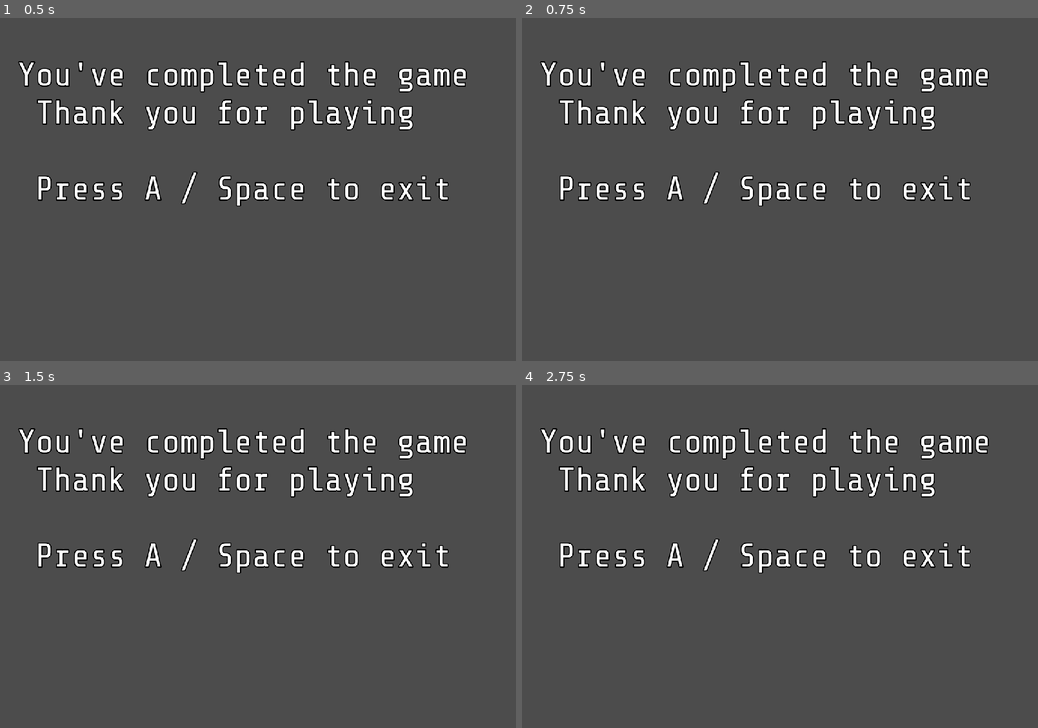
Above: before the commit, frames 1-4 (two rows, left to right).
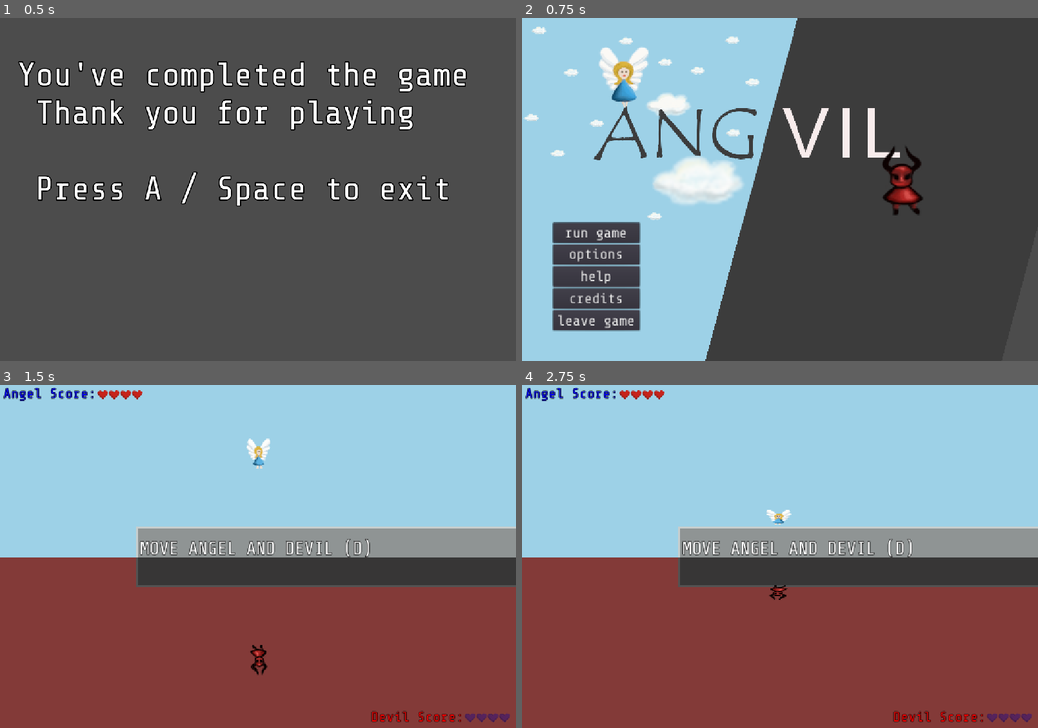
Above: after the commit, the same moments.

Repository: ang-vil/angvil
Game: Godot game, scene res://scenes/completed.tscn
Same seed, same stepped clock (60 frames per second), same inputs: the game is played once before the commit and once after it. This scene is started directly instead of the project's main scene.
Inputs (mouse positions are in pixels of both pictures, inside the frame that each line leads up to):
- Up to frame 1 (0.5 s): no input
- Up to frame 2 (0.75 s): tap A at 0.5 s; hold Right (key_right) from 0.53 s (still down); hold Enter (ui_accept) from 0.53 s (still down)
- Up to frame 3 (1.5 s): release Right (key_right) at 1.25 s; release Enter (ui_accept) at 1.25 s; click (72, 601) at 1.25 s, where only the run after the commit has a clickable "run game"
- Up to frame 4 (2.75 s): tap A at 2 s; hold Down (key_down) from 2.03 s (still down); tap Space (shoot) at 2.1 s; tap Enter (ui_accept) at 2.27, 2.3, 2.57 s

Frame 1 is identical in both runs. In frame 2, 44% of the frame differs, in the area x 0-91%, y 0-100%; in frame 3, 94%; in frame 4, 94%, in the area x 0-100%, y 0-100%.

Commit message:
Fix completed scene

Diff:
--- a/scenes/completed.tscn
+++ b/scenes/completed.tscn
@@ -1,6 +1,7 @@
-[gd_scene load_steps=4 format=2]
+[gd_scene load_steps=5 format=2]
 
 [ext_resource path="res://assets/fonts/share-tech-mono/ShareTechMono-Regular.ttf" type="DynamicFontData" id=1]
+[ext_resource path="res://scripts/completed.gd" type="Script" id=2]
 
 [sub_resource type="DynamicFont" id=3]
 size = 100
@@ -12,6 +13,7 @@
 default_font = SubResource( 3 )
 
 [node name="Node2D" type="Node2D"]
+script = ExtResource( 2 )
 
 [node name="gameOverText" type="RichTextLabel" parent="."]
 margin_left = -1.0
--- a/scripts/completed.gd
+++ b/scripts/completed.gd
@@ -2,5 +2,5 @@
 
 
 func _input(_event):
-	if Input.is_action_pressed("ui_cancel") or Input.is_action_pressed("ui_accept"):
+	if Input.is_action_pressed("ui_cancel") or Input.is_action_pressed("ui_accept") or Input.is_action_pressed("key_pause"):
 		var _active_scene = get_tree().change_scene("res://scenes/menu.tscn")
